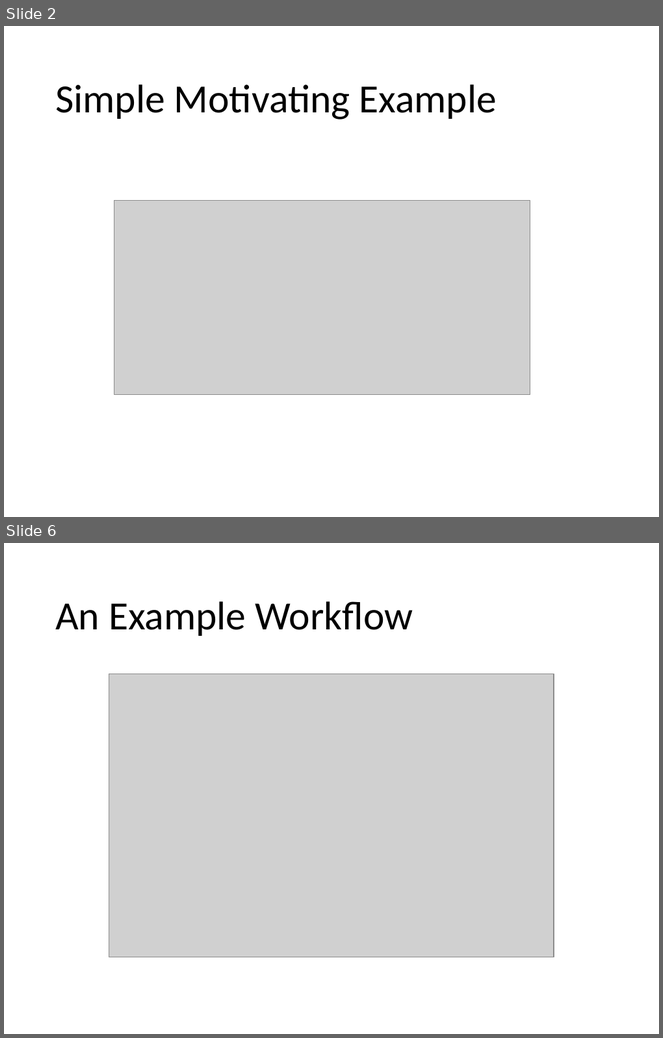
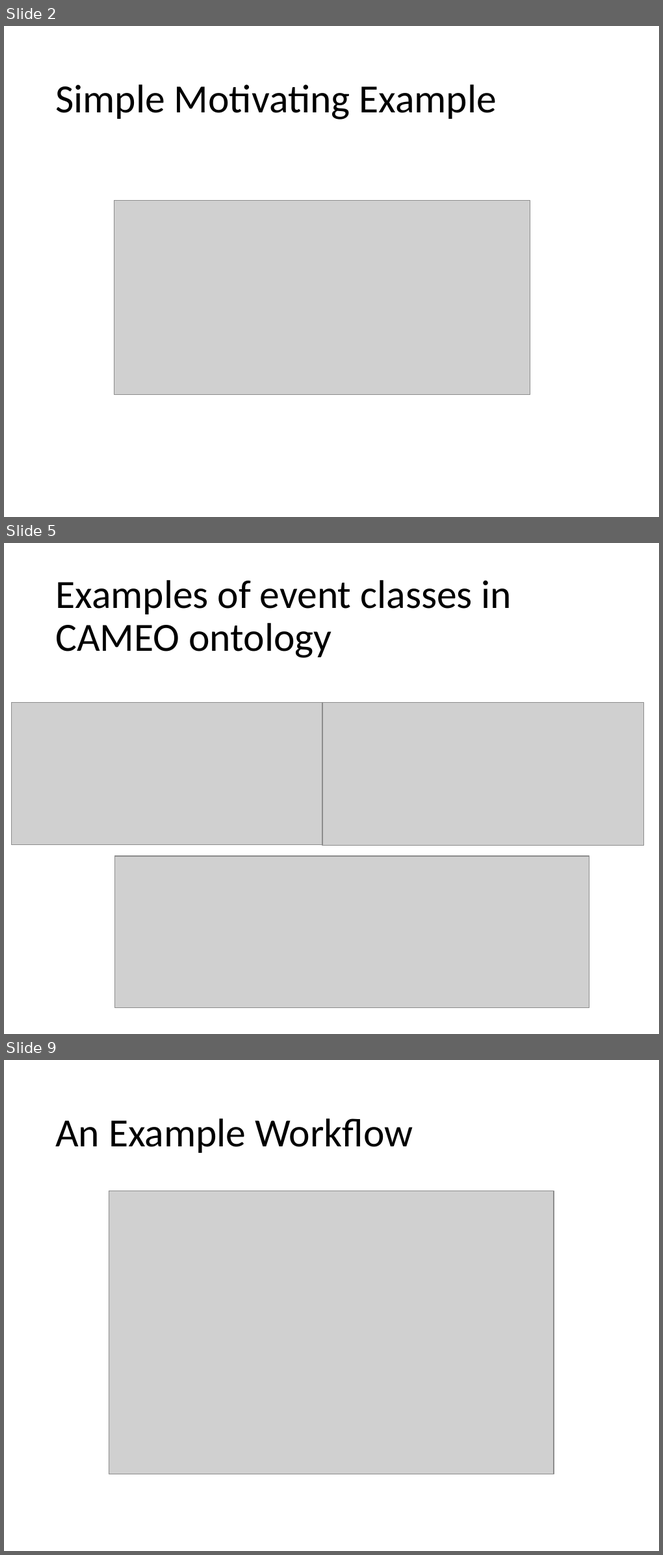
Before and after one commit to evhart/smasac-tutorial, a slide deck: slides/pptx/5-event-extraction.pptx. Shown one above the other, each under a label of ours: slides 2 and 6 before the commit, slides 2, 5 and 9 after it; the slides between them are not shown. The pictures are 663x1038 and 663x1555 pixels, drawn with LibreOffice and Linux fonts; fonts in the diff are those of the drawing; grey boxes stand for pictures. Boxes give left, top, right and bottom in pixels: in the first picture for what was removed or moved away, otherwise in the second. Text is boxed around its words. In the diff, an @@ line names an element or a change of style, - is before the commit and + after.

Commit message:
minor changes to event extraction slides

```diff
--- a/slides/pptx/5-event-extraction.pptx
+++ b/slides/pptx/5-event-extraction.pptx
@@ slide 5 added at [4, 543, 659, 1034], background #FFFFFF @@
@@ title added at [55, 580, 512, 658], 44 pt, text #000000 @@
+Examples of event classes in CAMEO ontology
@@ picture added at [11, 702, 322, 845] @@
@@ picture added at [322, 702, 644, 845] @@
@@ picture added at [114, 856, 589, 1008] @@
@@ what was slide 6 is now slide 9 @@
```
Also in this commit, not shown: 5 slides changed, 4 other slides added, 1 slide removed.
